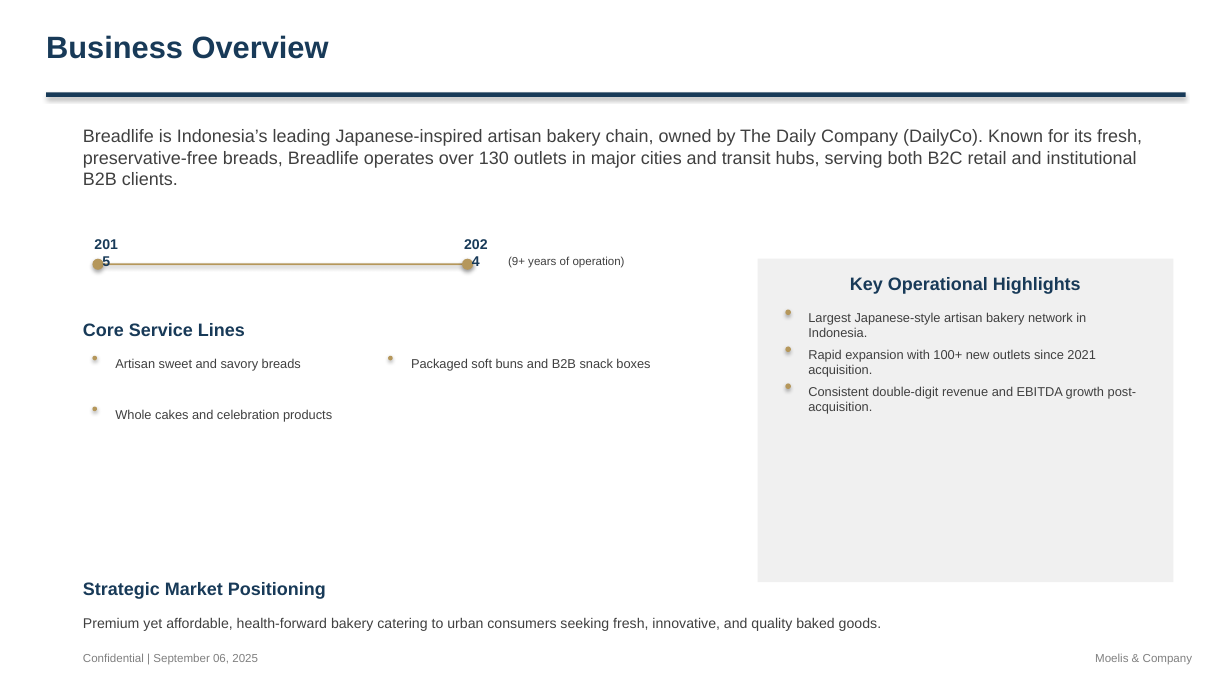
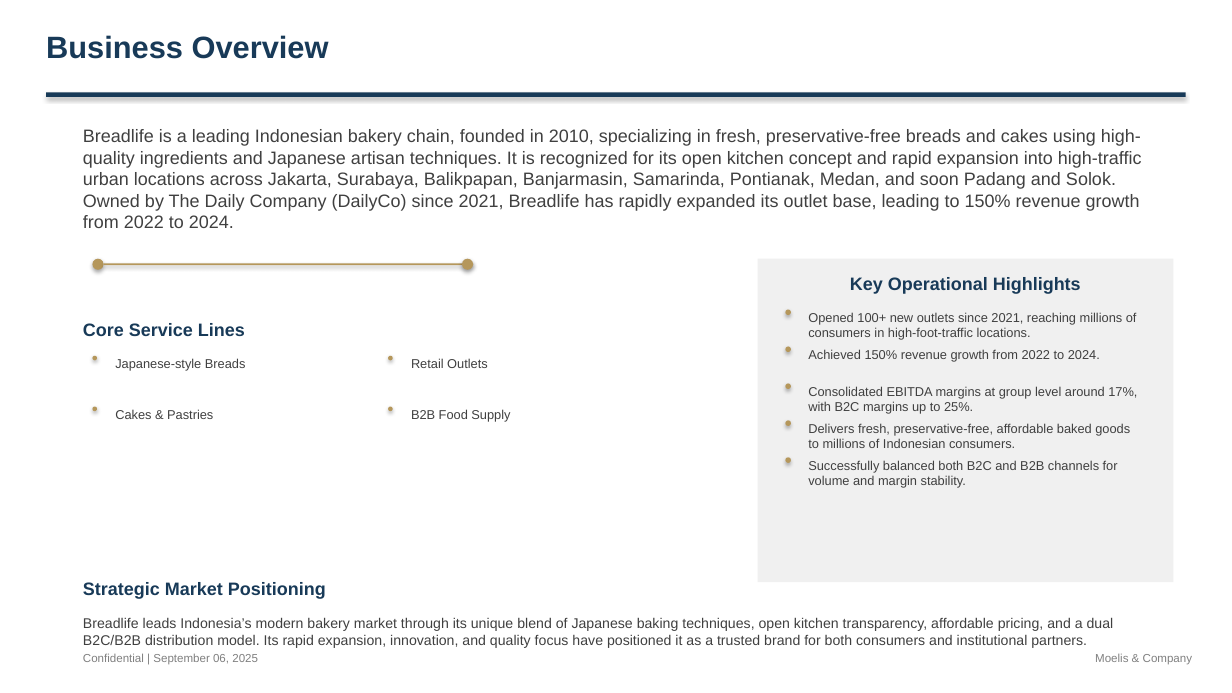
Before and after one commit to alinvb/slide_generator, a slide deck: slide 1 of ai_generated_deck.pptx. Drawn at 1232x693 pixels with LibreOffice and Linux fonts; fonts in the diff are those of the drawing. Boxes give left, top, right and bottom in pixels: in the first picture for what was removed or moved away, otherwise in the second. Text is boxed around its words. In the diff, an @@ line names an element or a change of style, - is before the commit and + after.

```diff
--- a/ai_generated_deck.pptx
+++ b/ai_generated_deck.pptx
@@ text at (83, 129, 1142, 228): text changed @@
-Breadlife is Indonesia’s leading Japanese-inspired artisan bakery chain, owned by The Daily Company (DailyCo). Known for its fresh, preservative-free breads, Breadlife operates over 130 outlets in major cities and transit hubs, serving both B2C retail and institutional B2B clients.
+Breadlife is a leading Indonesian bakery chain, founded in 2010, specializing in fresh, preservative-free breads and cakes using high-quality ingredients and Japanese artisan techniques. It is recognized for its open kitchen concept and rapid expansion into high-traffic urban locations across Jakarta, Surabaya, Balikpapan, Banjarmasin, Samarinda, Pontianak, Medan, and soon Padang and Solok. Owned by The Daily Company (DailyCo) since 2021, Breadlife has rapidly expanded its outlet base, leading to 150% revenue growth from 2022 to 2024.
@@ text removed at (83, 231, 129, 250) @@
-2015
@@ text removed at (453, 231, 499, 250) @@
-2024
@@ text removed at (508, 256, 625, 268) @@
-(9+ years of operation)
@@ text at (808, 312, 1137, 340): text changed @@
-Rapid expansion with 100+ new outlets since 2021 acquisition.
+Opened 100+ new outlets since 2021, reaching millions of consumers in high-foot-traffic locations.
@@ text removed at (808, 312, 1086, 337) @@
-Largest Japanese-style artisan bakery network in Indonesia.
@@ text at (115, 358, 246, 371): text changed @@
-Artisan sweet and savory breads
+Japanese-style Breads
@@ text at (411, 358, 488, 368): text changed @@
-Packaged soft buns and B2B snack boxes
+Retail Outlets
@@ text added at (808, 349, 1100, 362), 10 pt, text #404040 @@
+Achieved 150% revenue growth from 2022 to 2024.
@@ text at (808, 386, 1137, 414): text changed @@
-Consistent double-digit revenue and EBITDA growth post-acquisition.
+Consolidated EBITDA margins at group level around 17%, with B2C margins up to 25%.
@@ text at (115, 409, 213, 419): text changed @@
-Whole cakes and celebration products
+Cakes & Pastries
@@ ellipse added at (388, 407, 393, 411), fill #B5975B @@
@@ text added at (411, 409, 510, 422), 10 pt, text #404040 @@
+B2B Food Supply
@@ ellipse added at (786, 421, 791, 426), fill #B5975B @@
@@ text added at (808, 423, 1130, 448), 10 pt, text #404040 @@
+Delivers fresh, preservative-free, affordable baked goods to millions of Indonesian consumers.
@@ ellipse added at (786, 457, 791, 463), fill #B5975B @@
@@ text added at (808, 460, 1118, 488), 10 pt, text #404040 @@
+Successfully balanced both B2C and B2B channels for volume and margin stability.
@@ text at (83, 617, 1114, 648): text changed @@
-Premium yet affordable, health-forward bakery catering to urban consumers seeking fresh, innovative, and quality baked goods.
+Breadlife leads Indonesia’s modern bakery market through its unique blend of Japanese baking techniques, open kitchen transparency, affordable pricing, and a dual B2C/B2B distribution model. Its rapid expansion, innovation, and quality focus have positioned it as a trusted brand for both consumers and institutional partners.
```
Also in this commit, not shown: 10 other slides changed, 6 slides added, 3 slides removed, 4 other files.
